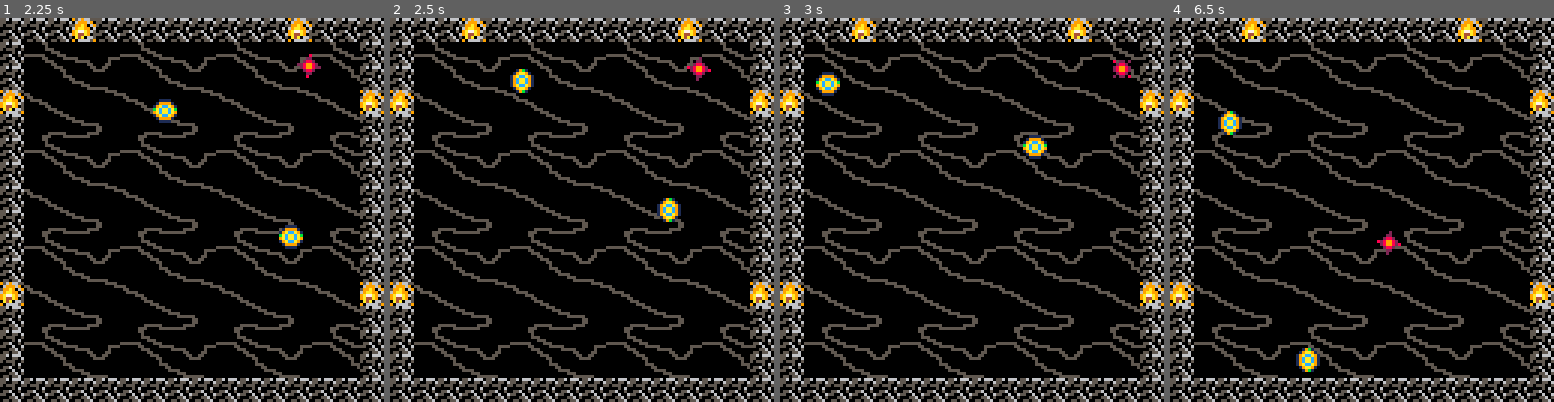
Above: before the commit, frames 1-4 (left to right).
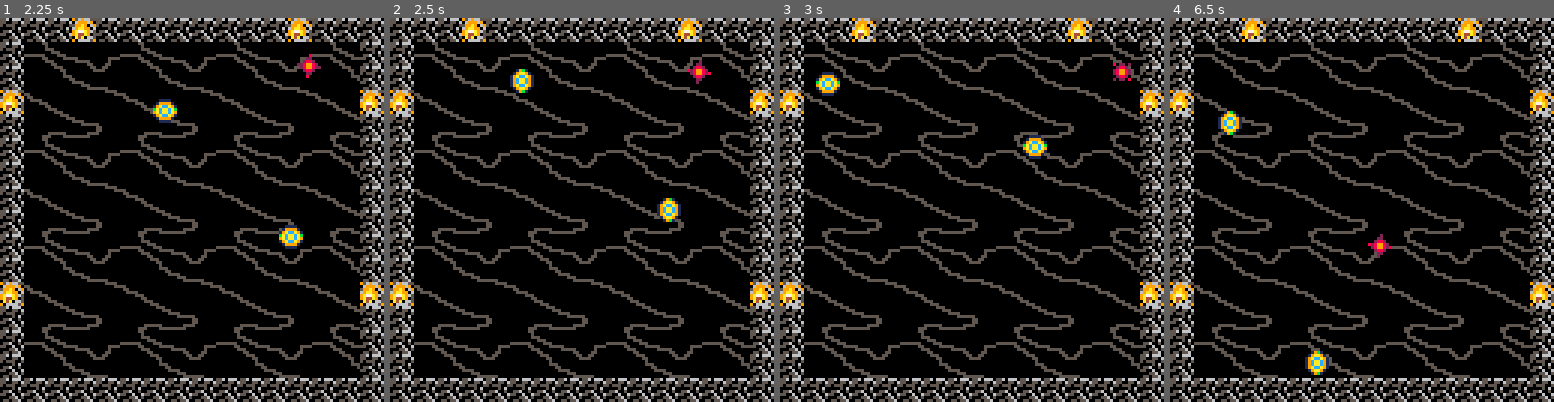
Above: after the commit, the same moments.

Repository: Nakeeb0/NAHL
Game: PICO-8 cartridge nahl.p8
Same seed, same stepped clock (60 frames per second), same inputs: the game is played once before the commit and once after it.
Inputs:
- Up to frame 1 (2.25 s): tap O (Z key) at 0.7, 1.7, 2.1 s; hold Right 1.6-2.1 s; hold Up from 2.15 s (still down)
- Up to frame 2 (2.5 s): release Up at 2.42 s; hold Right from 2.47 s (still down)
- Up to frame 3 (3 s): keep holding Right; tap O (Z key) at 2.5, 2.9 s
- Up to frame 4 (6.5 s): release Right at 3.03 s; hold Left 3.08-3.58 s; tap O (Z key) every 0.4 s from 3.3 to 6.1 s; hold Down 3.63-3.97 s; hold Right 4.02-4.68 s; hold Up 4.73-5.03 s; hold Left 5.08-5.68 s; hold Down 5.73-6.03 s; hold Right from 6.08 s (still down)

Frame 1 is identical in both runs. In frame 2, 0.2% of the frame differs, in the area x 77-84%, y 10-18%; in frame 3, 0.2%; in frame 4, 0.7%, in the area x 32-61%, y 55-93%.

Commit message:
added double tap logic for drift with timers

Diff:
--- a/nahl.lua
+++ b/nahl.lua
@@ -1,4 +1,13 @@
 timer = 0
+last_pressed = {
+	left = -500,
+	right = -500,
+	up = -500,
+	down = -500,
+	special1 = -500,
+	special2 = -500,
+}
+last_nothing = -600
 
 player = make_actor(17, 32, 32)
 player.w = 3
@@ -18,22 +27,87 @@
 ai2.friction = 1
 ai2.weight = 2
 
+function drift(button)
+	player.vel = vec2d.new(0, 0)
+end
+
 function _update60()
 	timer += 1
 	local x = 0
 	local y = 0
+	local pressed = 0
 	if btn(0) then
 		x -= 1
+		last = last_pressed.left
+		if (timer - last) < 45 and (last_nothing > last) then
+			local flag = 1
+			for time in all(last_pressed) do
+				if time > last then
+					flag = 0
+				end
+			end
+			if flag == 1 then
+				drift(0)
+			end
+		end
+		last_pressed.left = timer
+		pressed = 1
 	end
 	if btn(1) then
 		x += 1
+		last = last_pressed.right
+		if (timer - last) < 45 and (last_nothing > last) then
+			local flag = 1
+			for time in all(last_pressed) do
+				if time > last then
+					flag = 0
+				end
+			end
+			if flag == 1 then
+				drift(1)
+			end
+		end
+		last_pressed.right = timer
+		pressed = 1
 	end
 	if btn(2) then
 		y -= 1
+		last = last_pressed.down
+		if (timer - last) < 45 and (last_nothing > last) then
+			local flag = 1
+			for time in all(last_pressed) do
+				if time > last then
+					flag = 0
+				end
+			end
+			if flag == 1 then
+				drift(2)
+			end
+		end
+		last_pressed.down = timer
+		pressed = 1
 	end
 	if btn(3) then
 		y += 1
+		last = last_pressed.up
+		if (timer - last) < 45 and (last_nothing > last) then
+			local flag = 1
+			for time in all(last_pressed) do
+				if time > last then
+					flag = 0
+				end
+			end
+			if flag == 1 then
+				drift(3)
+			end
+		end
+		last_pressed.up = timer
+		pressed = 1
 	end
+	if pressed == 0 then
+		last_nothing = timer
+	end
+
 	ai.vel += vec2d.new(rnd(0.10) - 0.05, rnd(0.10) - 0.05)
 	ai2.vel += vec2d.new(rnd(0.10) - 0.05, rnd(0.10) - 0.05)
 	local input_vec = vec2d.new(x, y)
